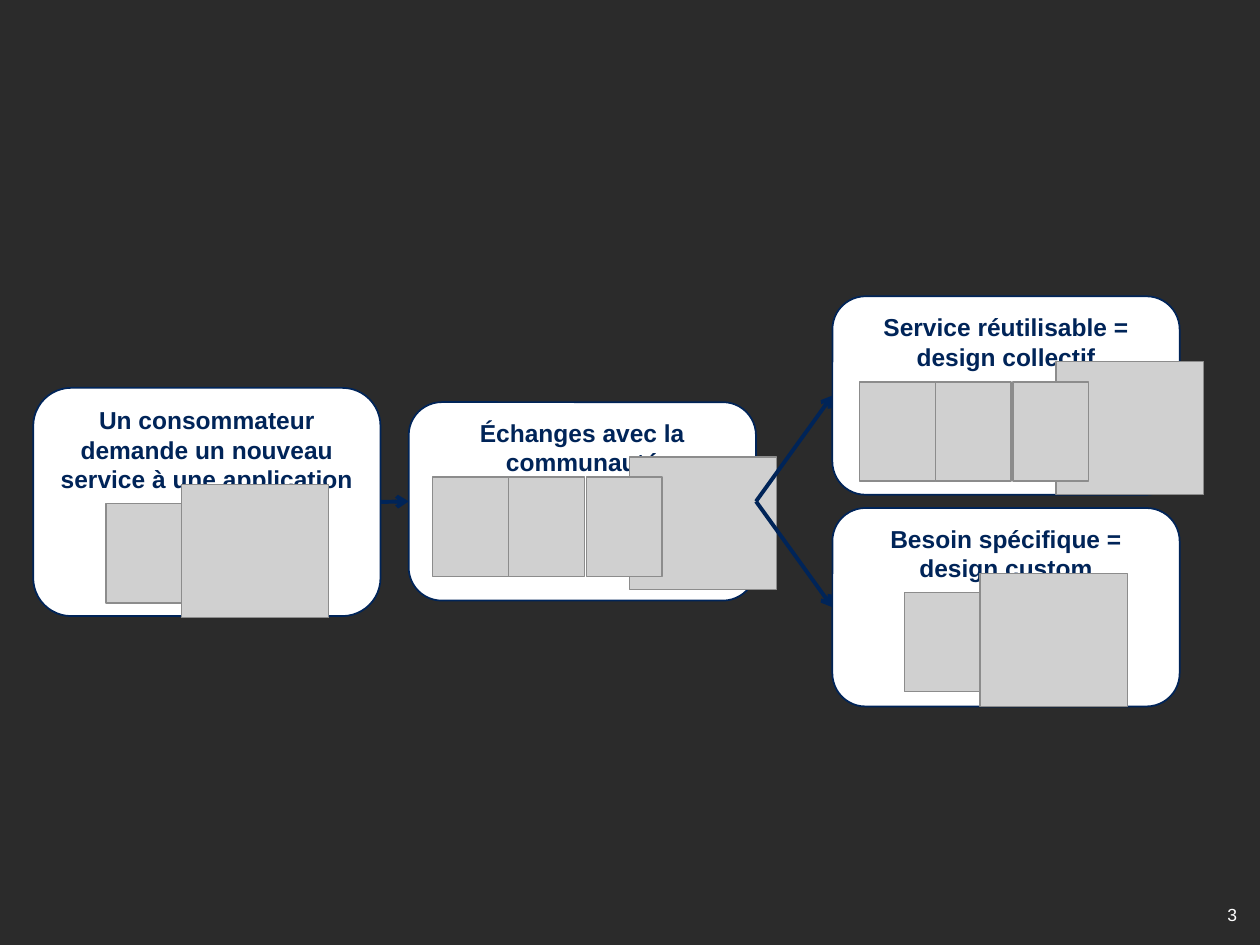
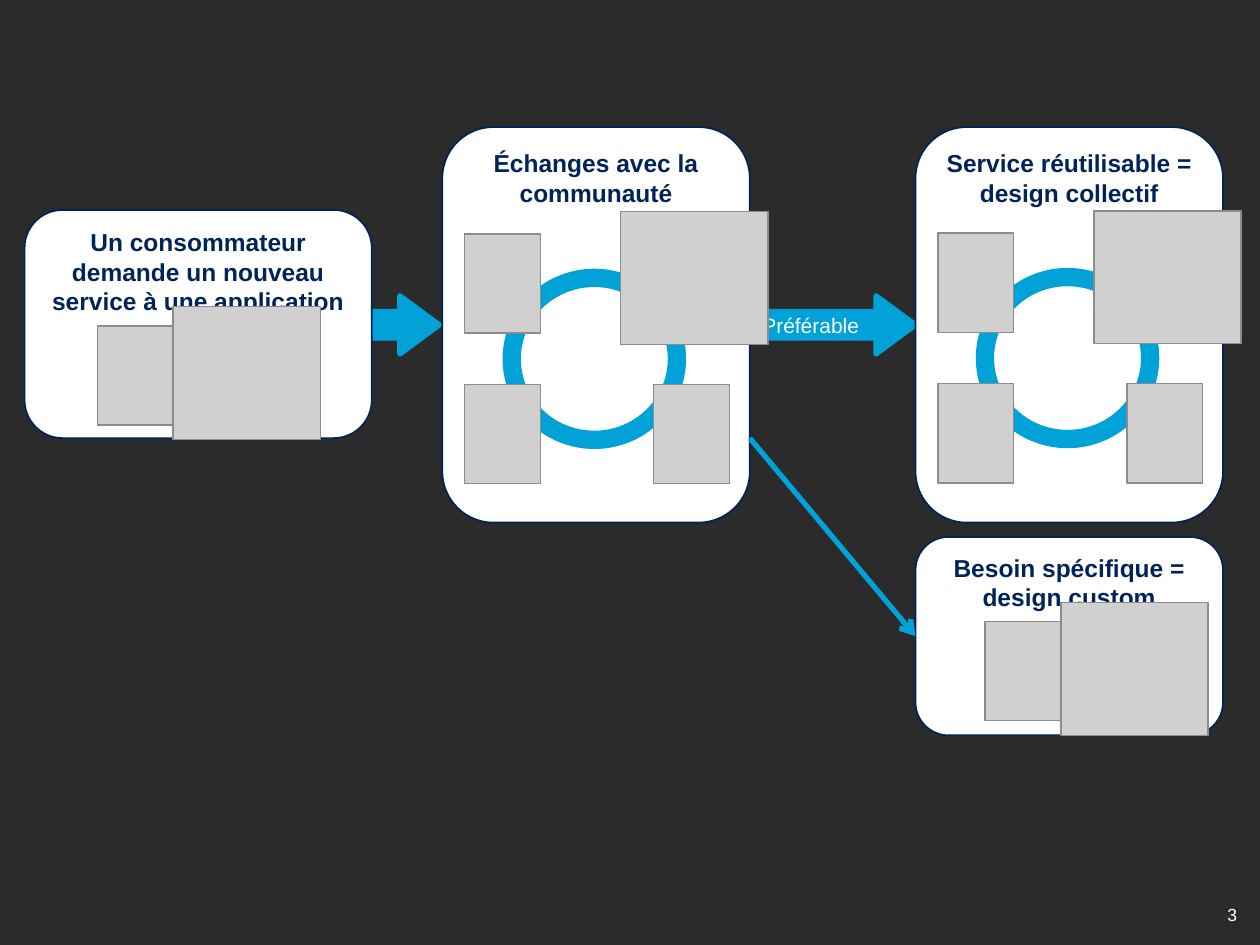
Before and after one commit to archiloque/blog, a slide deck: slide 3 of soa_rest/illus.pptx. Drawn at 1260x945 pixels with LibreOffice and Linux fonts; fonts in the diff are those of the drawing; grey boxes stand for pictures; background and template pictures are left out; a plain dark background stands for a picture behind light text. Boxes give left, top, right and bottom in pixels: in the first picture for what was removed or moved away, otherwise in the second. Text is boxed around its words. In the diff, an @@ line names an element or a change of style, - is before the commit and + after.

```diff
--- a/soa_rest/illus.pptx
+++ b/soa_rest/illus.pptx
@@ rounded rectangle "Échanges avec la communauté": place and size @@
-rounded rectangle "Échanges avec la communauté" at (408, 402, 756, 600)
+rounded rectangle "Échanges avec la communauté" at (442, 127, 750, 523)
@@ rounded rectangle "Service réutilisable = design collectif": place and size @@
-rounded rectangle "Service réutilisable = design collectif" at (833, 296, 1181, 494)
+rounded rectangle "Service réutilisable = design collectif" at (916, 127, 1223, 523)
@@ 2 pictures, 1 rounded rectangle: place and size @@
-2 pictures, 1 rounded rectangle at (33, 388, 381, 617)
+2 pictures, 1 rounded rectangle at (25, 210, 373, 438)
@@ picture: place and size @@
-picture at (432, 478, 508, 577)
+picture at (465, 234, 541, 334)
@@ picture: place and size @@
-picture at (629, 457, 776, 590)
+picture at (621, 212, 769, 344)
@@ picture: place and size @@
-picture at (859, 382, 935, 481)
+picture at (937, 233, 1013, 333)
@@ picture: place and size @@
-picture at (1056, 362, 1203, 494)
+picture at (1094, 210, 1241, 343)
@@ donut added at (503, 268, 687, 449), fill #00A2D8 @@
@@ donut added at (975, 268, 1159, 449), fill #00A2D8 @@
@@ right arrow added at (309, 296, 440, 354), fill #00A2D8, outline #00A2D8 3 pt @@
@@ right arrow added at (723, 296, 915, 354), fill #00A2D8, outline #00A2D8 3 pt, 12 pt, text #FFFFFF @@
+Préférable
@@ picture: place and size @@
-picture at (509, 478, 585, 577)
+picture at (465, 384, 541, 484)
@@ picture: place and size @@
-picture at (586, 478, 662, 577)
+picture at (654, 384, 730, 484)
@@ picture: place and size @@
-picture at (1013, 382, 1089, 481)
+picture at (1126, 384, 1202, 484)
@@ arrow removed from (756, 501) to (833, 396) @@
@@ arrow moved from (756, 501) - (833, 607) to (750, 438) - (916, 636) @@
@@ arrow (750, 438) - (916, 636): stroke #002458 2.25 pt to #00A2D8 3 pt @@
@@ arrow removed from (381, 501) to (408, 501) @@
@@ rounded rectangle "Besoin spécifique =": place and size @@
-rounded rectangle "Besoin spécifique =" at (833, 508, 1181, 706)
+rounded rectangle "Besoin spécifique =" at (916, 537, 1223, 735)
@@ picture: place and size @@
-picture at (905, 592, 980, 692)
+picture at (985, 621, 1061, 721)
@@ picture: place and size @@
-picture at (980, 573, 1128, 706)
+picture at (1061, 602, 1208, 735)
```
Also in this commit, not shown: 2 other files.
